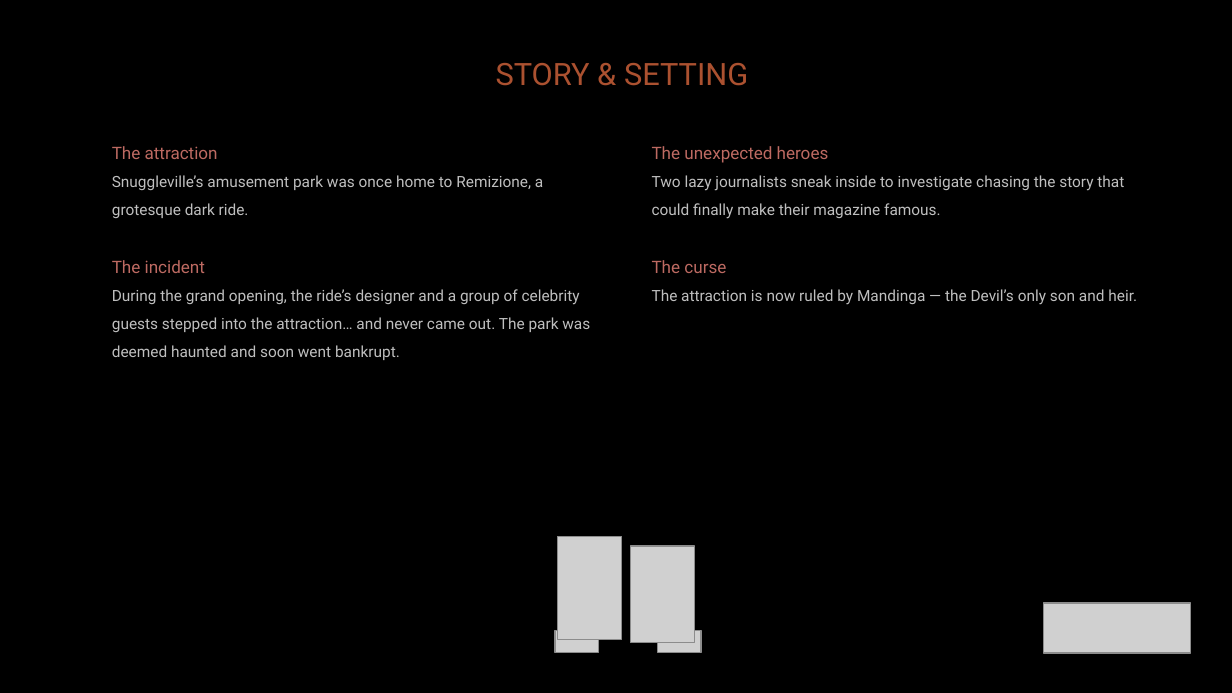
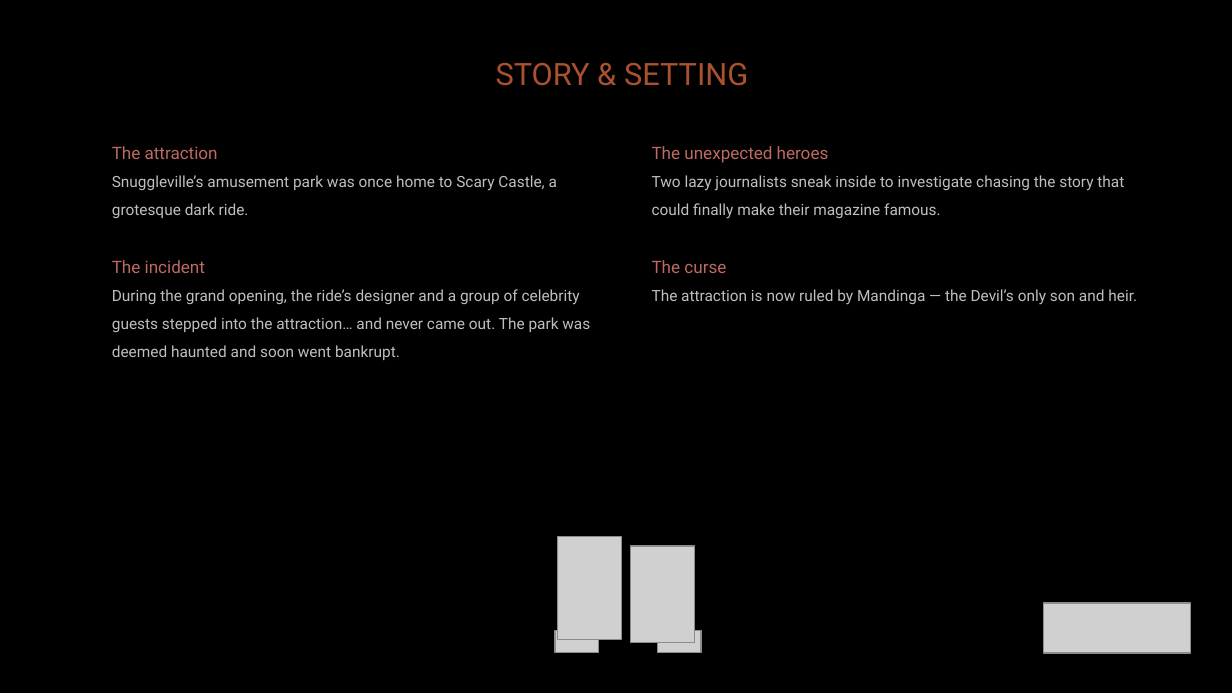
Before and after one commit to diegohcanepa/Remizione, a slide deck: slide 6 of Pitch Deck.pptx. Drawn at 1232x693 pixels with LibreOffice and Linux fonts; fonts in the diff are those of the drawing; grey boxes stand for pictures; background and template pictures are left out. Boxes give left, top, right and bottom in pixels: in the first picture for what was removed or moved away, otherwise in the second. Text is boxed around its words. In the diff, an @@ line names an element or a change of style, - is before the commit and + after.

```diff
--- a/Pitch Deck.pptx
+++ b/Pitch Deck.pptx
@@ subtitle at (x1=112, y1=146, x2=557, y2=218): text changed @@
-The attraction
-Snuggleville’s amusement park was once home to Remizione, a grotesque dark ride.
+The attraction
+Snuggleville’s amusement park was once home to Scary Castle, a grotesque dark ride.
```
Also in this commit, not shown: 1 other slide changed, 40 other files.
